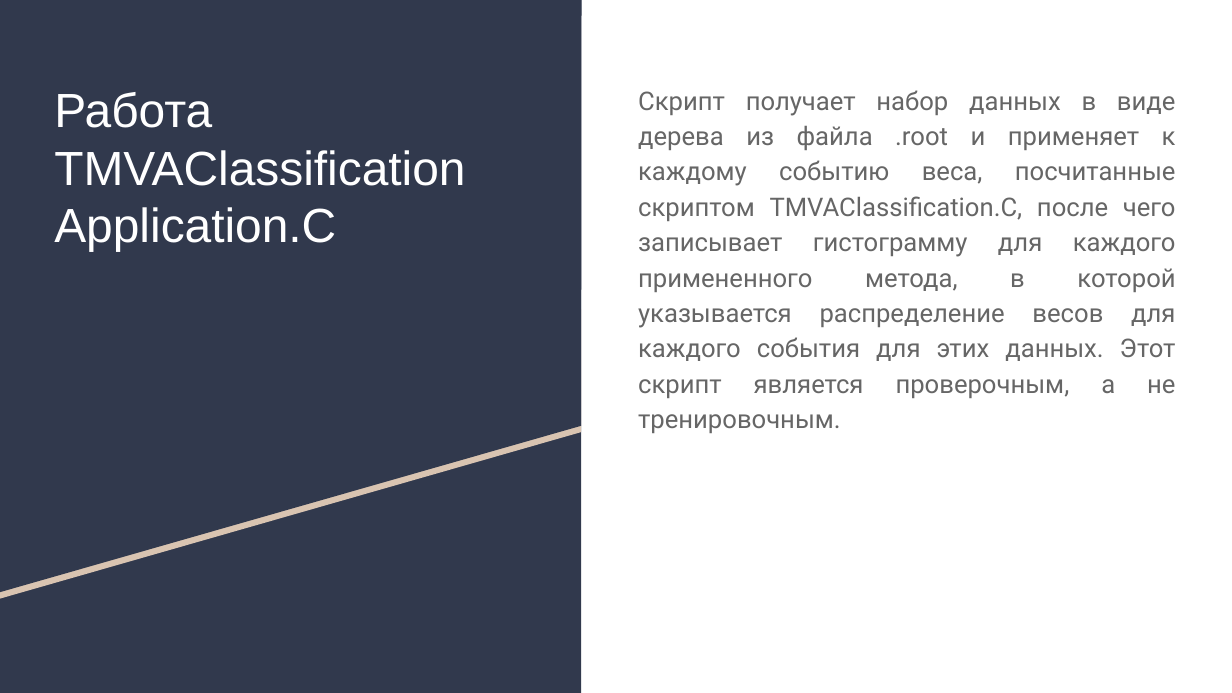
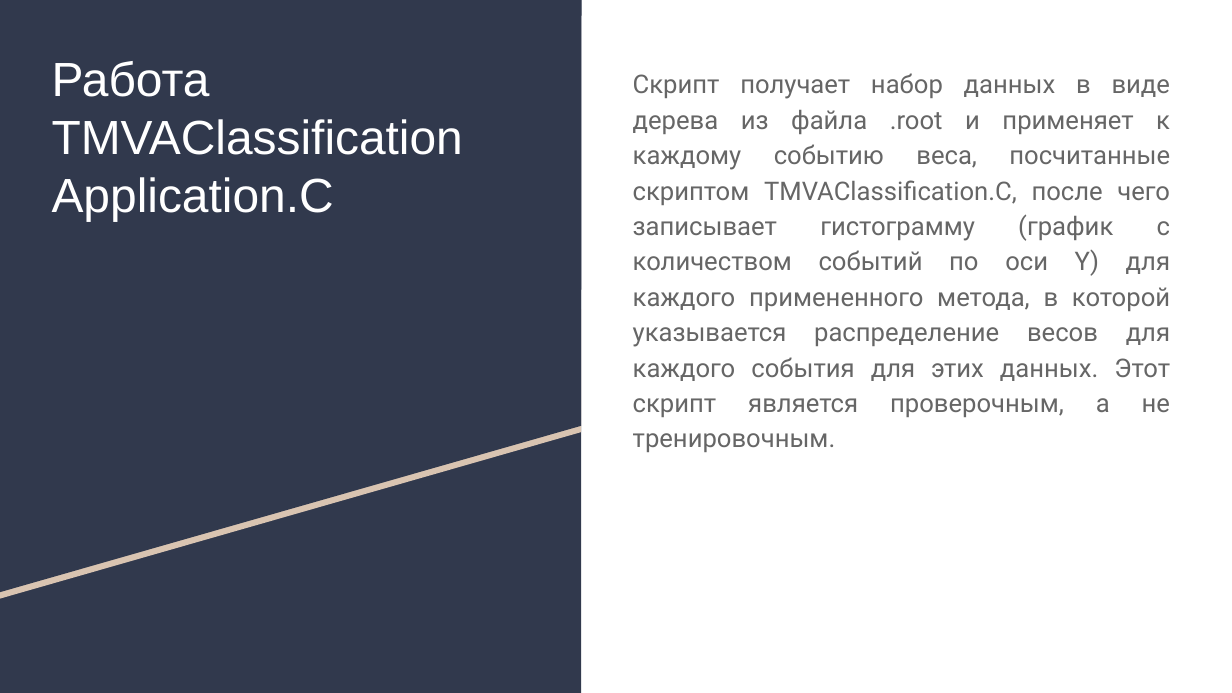
Before and after one commit to AlexanderUzunyan/TestProject, a slide deck: slide 10 of neuro/doc/TMVA.odp (slide 9 before the commit). Drawn at 1232x693 pixels with LibreOffice and Linux fonts; fonts in the diff are those of the drawing. Boxes give left, top, right and bottom in pixels: in the first picture for what was removed or moved away, otherwise in the second. Text is boxed around its words. In the diff, an @@ line names an element or a change of style, - is before the commit and + after.

Commit message:
new presentation versions

```diff
--- a/neuro/doc/TMVA.odp
+++ b/neuro/doc/TMVA.odp
@@ title "Работа TMVAClassificationApplication.C": place and size @@
-title "Работа TMVAClassificationApplication.C" at [54,92,336,251]
+title "Работа TMVAClassificationApplication.C" at [52,61,334,221]
@@ text at [633,73,1171,452]: text changed @@
-Скрипт получает набор данных в виде дерева из файла .root и применяет к каждому событию веса, посчитанные скриптом TMVAClassification.C, после чего записывает гистограмму для каждого примененного метода, в которой указывается распределение весов для каждого события для этих данных. Этот скрипт является проверочным, а не тренировочным.
+Скрипт получает набор данных в виде дерева из файла .root и применяет к каждому событию веса, посчитанные скриптом TMVAClassification.C, после чего записывает гистограмму (график с количеством событий по оси Y) для каждого примененного метода, в которой указывается распределение весов для каждого события для этих данных. Этот скрипт является проверочным, а не тренировочным.
```
Also in this commit, not shown: 4 other slides changed, 5 slides added, 4 slides removed, 1 other file.
